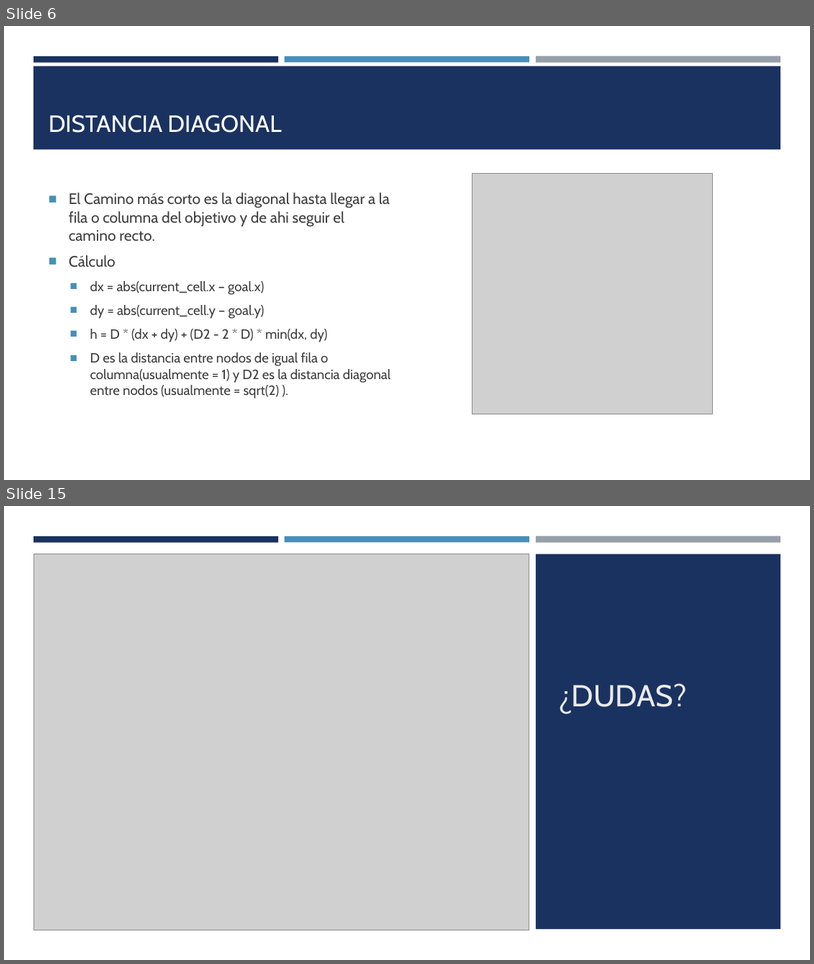
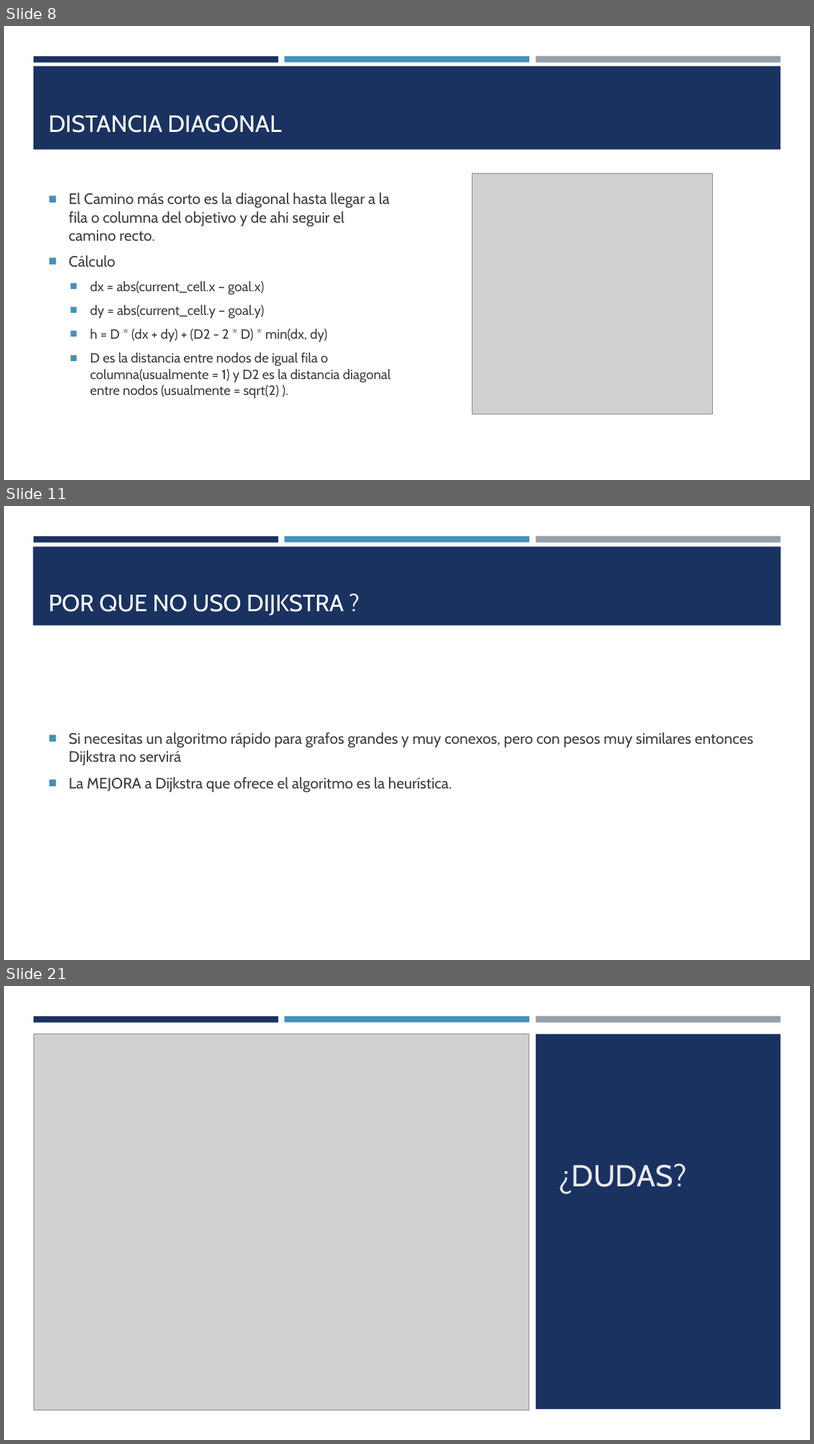
Before and after one commit to Martin-Roberto-lecuona/TP_Algoritmo_GRAFO, a slide deck: presentacion/algoritmo A.pptx. Shown one above the other, each under a label of ours: slides 6 and 15 before the commit, slides 8, 11 and 21 after it; the slides between them are not shown. The pictures are 814x964 and 814x1444 pixels, drawn with LibreOffice and Linux fonts; fonts in the diff are those of the drawing; grey boxes stand for pictures. Boxes give left, top, right and bottom in pixels: in the first picture for what was removed or moved away, otherwise in the second. Text is boxed around its words. In the diff, an @@ line names an element or a change of style, - is before the commit and + after.

Commit message:
mejora ppt

```diff
--- a/presentacion/algoritmo A.pptx
+++ b/presentacion/algoritmo A.pptx
@@ slide 11 added at [4,506,810,960], background #FFFFFF; not listed: 3 template elements that a slide beside it also shows @@
@@ rectangle added at [33,546,782,626], fill #1A3260 @@
@@ title added at [49,594,344,615], 28 pt, text #FFFFFF @@
+POR QUE NO USO DIJKSTRA ?
@@ text added at [69,732,754,793], 18 pt, text #3D3D3D @@
+■ Si necesitas un algoritmo rápido para grafos grandes y muy conexos, pero con pesos muy similares entonces Dijkstra no servirá
+■ La MEJORA a Dijkstra que ofrece el algoritmo es la heurística.
@@ what was slide 6 is now slide 8 @@
@@ what was slide 15 is now slide 21 @@
```
Also in this commit, not shown: 3 slides changed, 11 other slides added, 6 slides removed, 4 other files.
